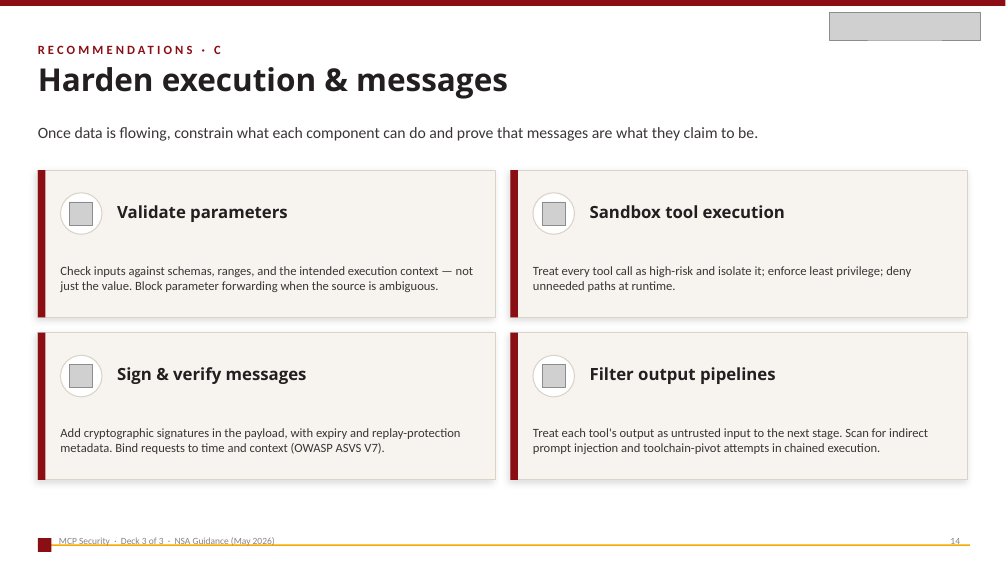
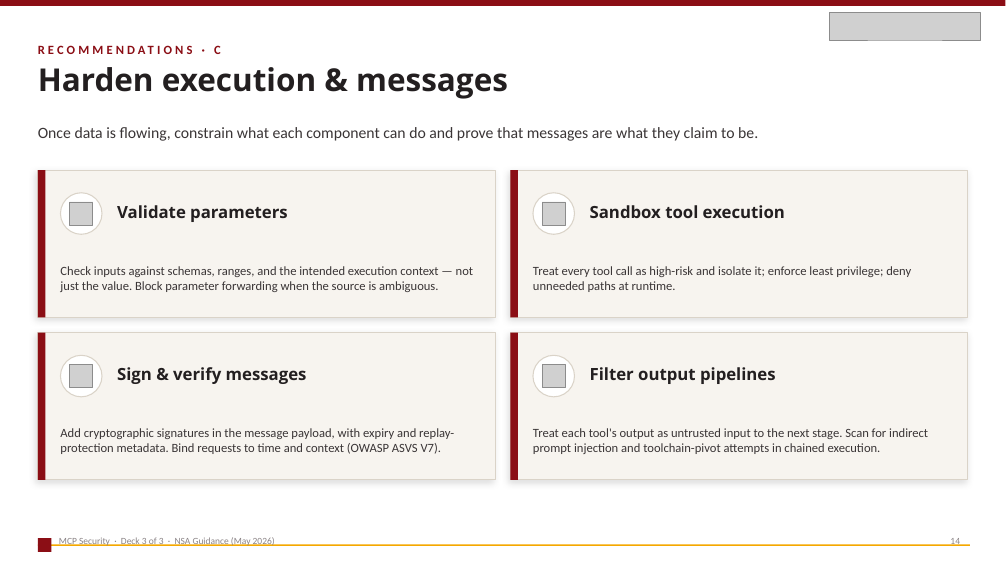
Before and after one commit to Jamie-Jaworski/ai-training, a slide deck: slide 14 of track2/session3/MCP_Deck3_Security.pptx. Drawn at 1008x567 pixels with LibreOffice and Linux fonts; fonts in the diff are those of the drawing; grey boxes stand for pictures. Boxes give left, top, right and bottom in pixels: in the first picture for what was removed or moved away, otherwise in the second. Text is boxed around its words. In the diff, an @@ line names an element or a change of style, - is before the commit and + after.

```diff
--- a/track2/session3/MCP_Deck3_Security.pptx
+++ b/track2/session3/MCP_Deck3_Security.pptx
@@ text at <box>60,428,454,454</box>: text changed @@
-Add cryptographic signatures in the payload, with expiry and replay-protection metadata. Bind requests to time and context (OWASP ASVS V7).
+Add cryptographic signatures in the message payload, with expiry and replay-protection metadata. Bind requests to time and context (OWASP ASVS V7).
```
Also in this commit, not shown: 1 other slide changed, 3 other files.
